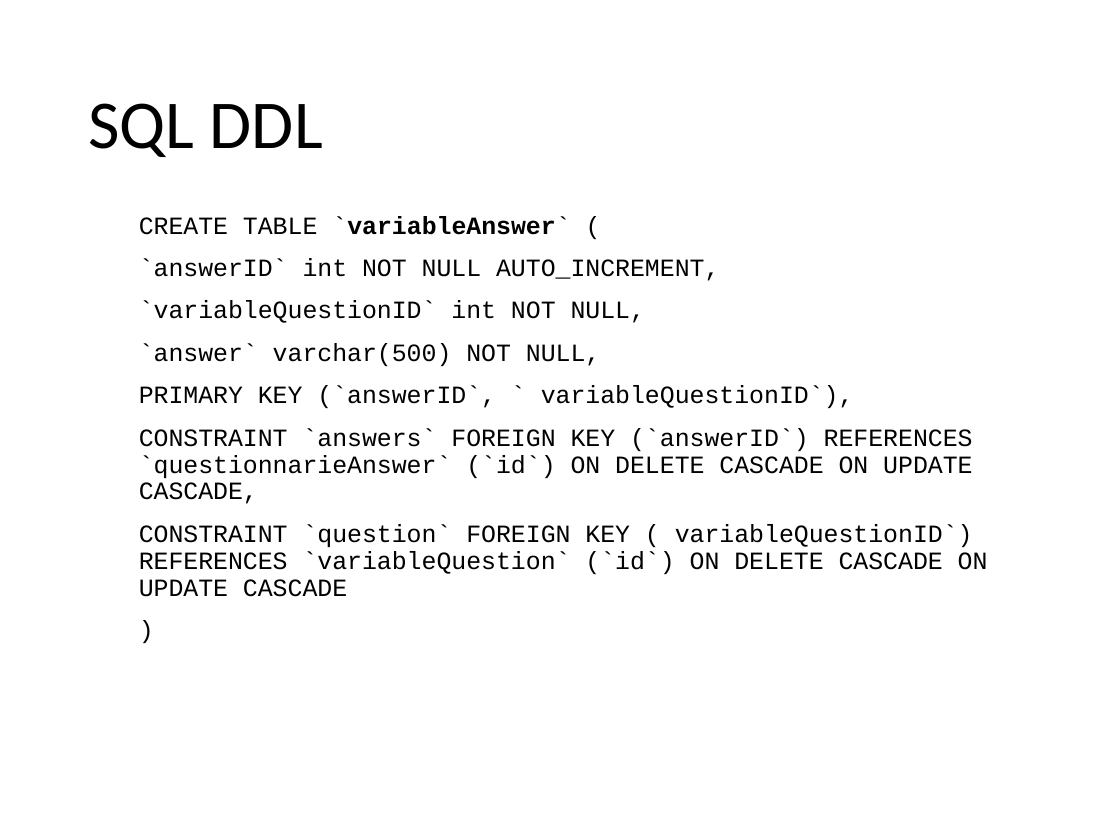
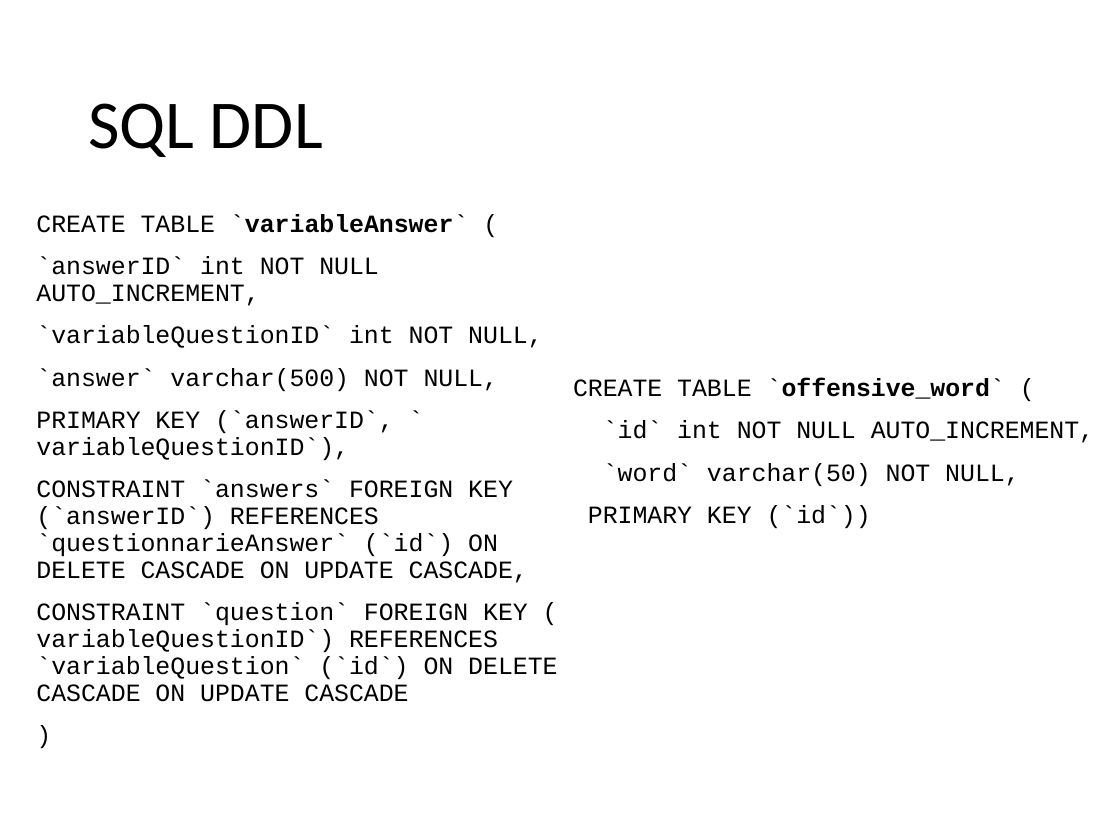
Before and after one commit to riccardo-nannini/Gamified-Marketing-Application, a slide deck: slide 9 of DD.pptx. Drawn at 1120x840 pixels with LibreOffice and Linux fonts; fonts in the diff are those of the drawing. Boxes give left, top, right and bottom in pixels: in the first picture for what was removed or moved away, otherwise in the second. Text is boxed around its words. In the diff, an @@ line names an element or a change of style, - is before the commit and + after.

Commit message:
LoginFilter + OffensiveWord check
Login filter added on every servlet apart from Login/Logout/Register and OffensiveWord check implemented

```diff
--- a/DD.pptx
+++ b/DD.pptx
@@ text "CREATE TABLE `variableAnswer` (" rewrapped from <box>139,216,988,597</box> to <box>36,214,557,702</box> @@
@@ text added at <box>573,378,1094,528</box>, 16 pt, text #000000 @@
+CREATE TABLE `offensive_word` (
+`id` int NOT NULL AUTO_INCREMENT,
+`word` varchar(50) NOT NULL,
+PRIMARY KEY (`id`))
```
Also in this commit, not shown: 12 other files.
